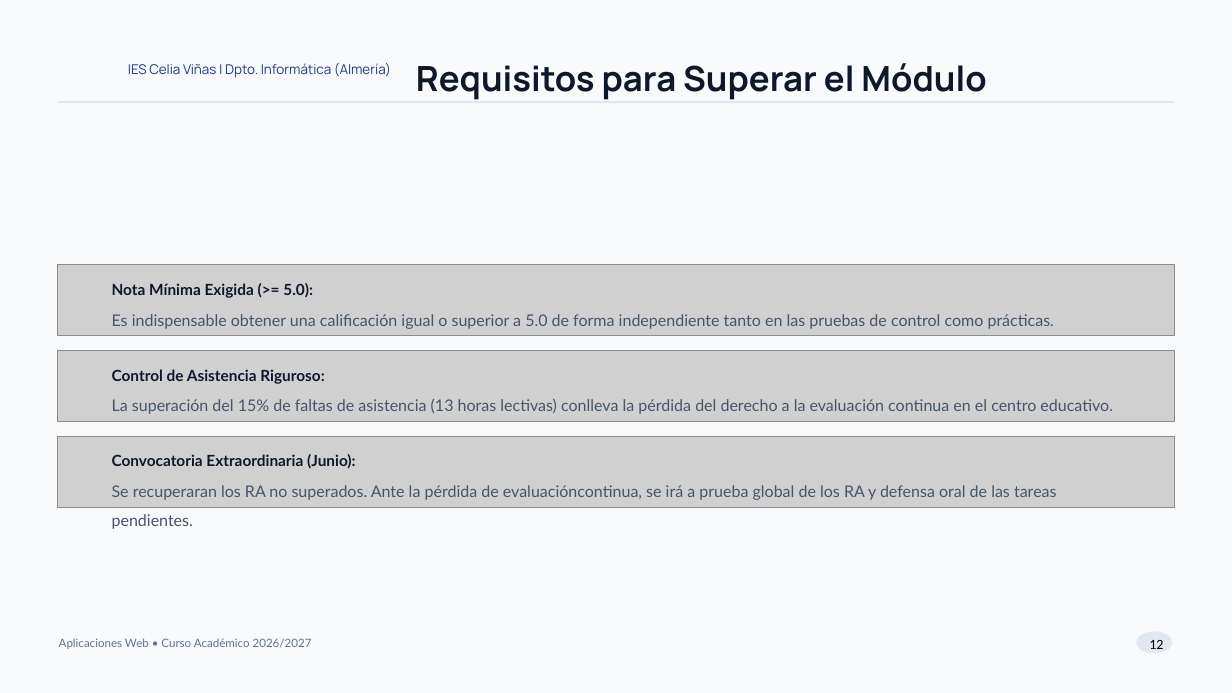
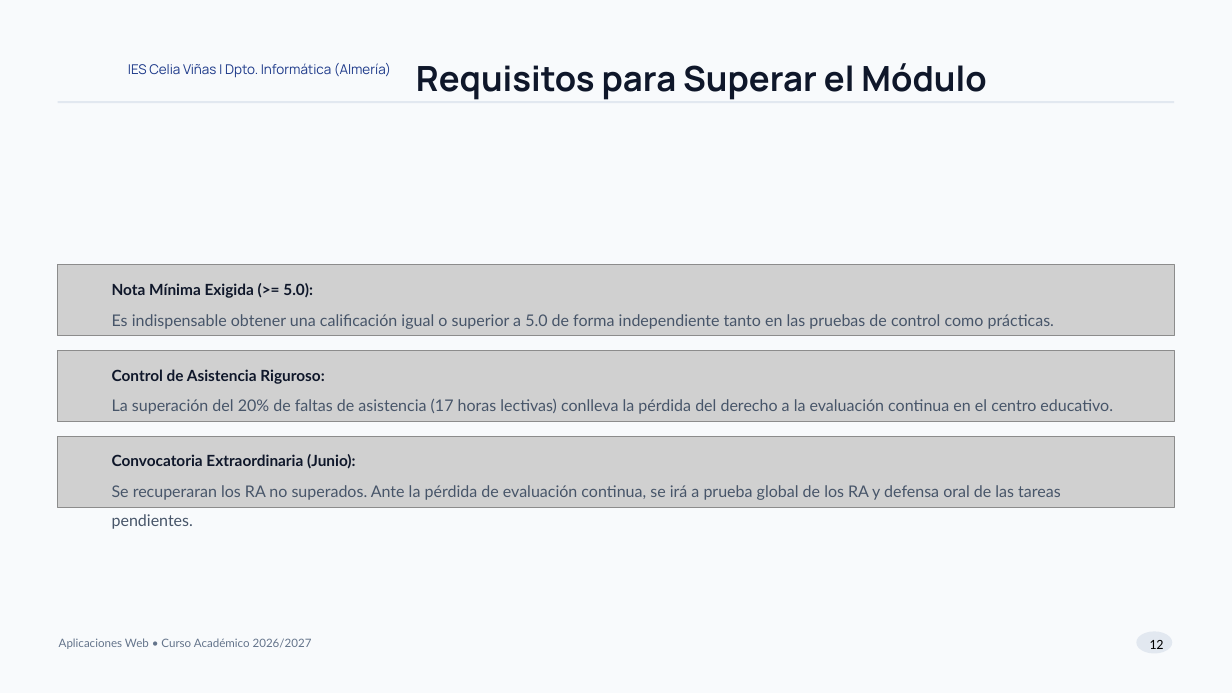
Before and after one commit to juansimonsanchez/html, a slide deck: slide 12 of apl/APL_Presentacion_26_27.pptx. Drawn at 1232x693 pixels with LibreOffice and Linux fonts; fonts in the diff are those of the drawing; grey boxes stand for pictures; background and template pictures are left out. Boxes give left, top, right and bottom in pixels: in the first picture for what was removed or moved away, otherwise in the second. Text is boxed around its words. In the diff, an @@ line names an element or a change of style, - is before the commit and + after.

```diff
--- a/apl/APL_Presentacion_26_27.pptx
+++ b/apl/APL_Presentacion_26_27.pptx
@@ text at (112,399,1113,414): text changed @@
-La superación del 15% de faltas de asistencia (13 horas lectivas) conlleva la pérdida del derecho a la evaluación continua en el centro educativo.
+La superación del 20% de faltas de asistencia (17 horas lectivas) conlleva la pérdida del derecho a la evaluación continua en el centro educativo.
@@ text at (112,485,1061,500): spaces changed @@
-Se recuperaran los RA no superados. Ante la pérdida de evaluacióncontinua, se irá a prueba global de los RA y defensa oral de las tareas pendientes.
+Se recuperaran los RA no superados. Ante la pérdida de evaluación continua, se irá a prueba global de los RA y defensa oral de las tareas pendientes.
```
Also in this commit, not shown: 2 other slides changed, 11 other files.
